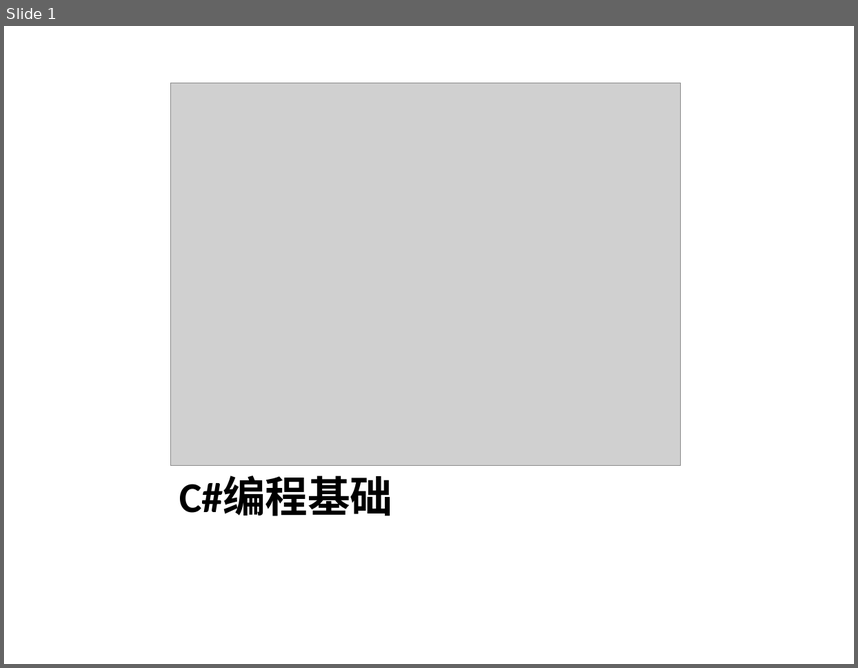
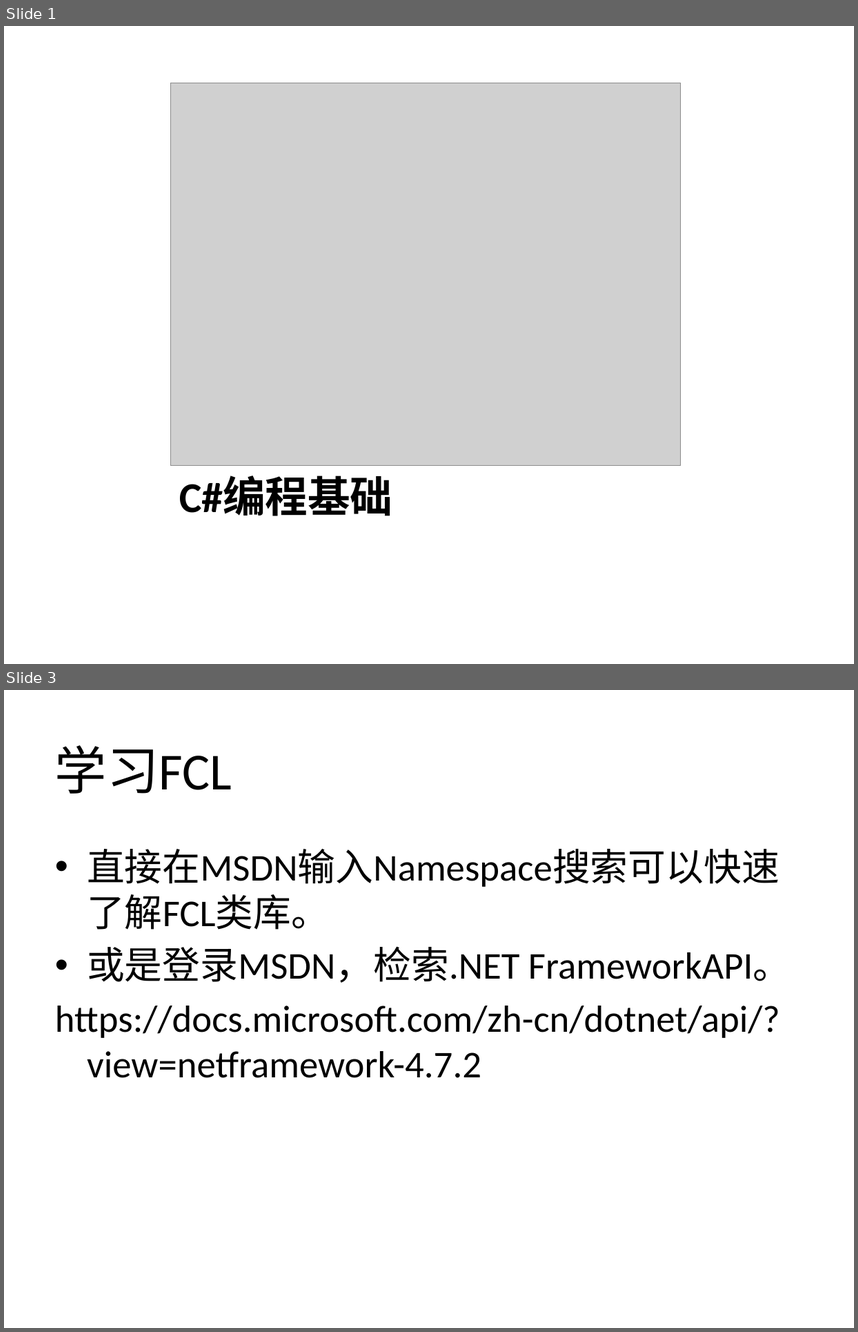
Before and after one commit to hmlb81/Training, a slide deck: C#Basic/C#编程基础.pptx. Shown one above the other, each under a label of ours: slide 1 before the commit, slides 1 and 3 after it; the slides between them are not shown. The pictures are 858x668 and 858x1332 pixels, drawn with LibreOffice and Linux fonts; fonts in the diff are those of the drawing; grey boxes stand for pictures. Boxes give left, top, right and bottom in pixels: in the first picture for what was removed or moved away, otherwise in the second. Text is boxed around its words. In the diff, an @@ line names an element or a change of style, - is before the commit and + after.

```diff
--- a/C#Basic/C#编程基础.pptx
+++ b/C#Basic/C#编程基础.pptx
@@ slide 3 added at <box>4,690,854,1328</box>, background #FFFFFF @@
@@ title added at <box>55,745,232,793</box>, 44 pt, text #000000 @@
+学习FCL
@@ text added at <box>55,849,791,1078</box>, 32 pt, text #000000 @@
+• 直接在MSDN输入Namespace搜索可以快速了解FCL类库。
+• 或是登录MSDN，检索.NET FrameworkAPI。
+https://docs.microsoft.com/zh-cn/dotnet/api/?view=netframework-4.7.2
```
Also in this commit, not shown: 2 other slides added, 1 slide removed.
